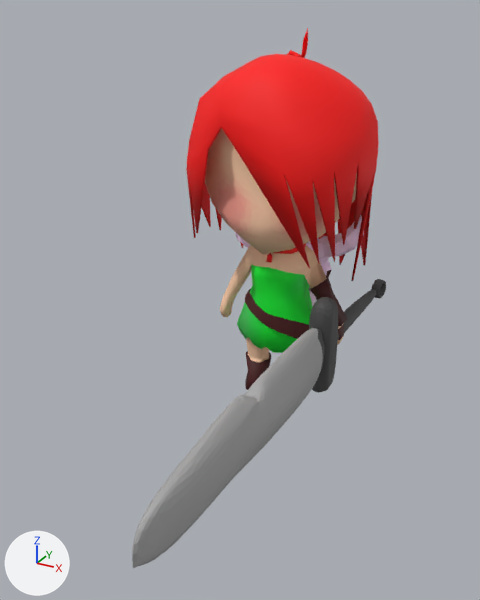
Renders of the FBX model swordGirl/Assets/Art/FBXs/ChibiSwordgirl@sprint.fbx from each side of a commit.
Both versions are drawn from a 50 mm camera at (3.07, -6.49, 4.39) aimed at (0.2, -1.27, 1.78). The axes (+X, +Y, +Z) are drawn at lower left. The lights are the same throughout.

Names of what the first picture shows: 'GIrl', 'GIrl.001', 'Sword'.
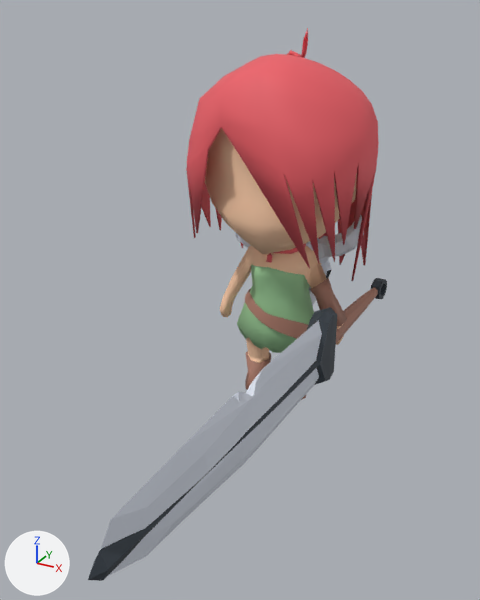
The change, as a list of edits to the scene's bpy script:
```text
Add img_palettetexture_png:
    img_palettetexture_png = load_image('paletteTexture.png', '../Textures/paletteTexture.png', 414, 414, 'sRGB')
Add img_palettetexture_jpg:
    img_palettetexture_jpg = load_image('paletteTexture.jpg', '../Textures/paletteTexture.png', 414, 414, 'sRGB')
Change mat_material_002:
    mat_material_002.texture: img_swordgirltexture_png -> img_palettetexture_jpg
Change mat_sword:
    mat_sword.texture: img_swordtexture_png -> img_palettetexture_png
Change me_torus_000:
    where me_torus_000.from_pydata(...)  # 98 vertices, 94 faces; spans x -0.95..0.95, y -0.68..1.01, z 1.95..3.89
    used by ob_girl_001; location = (0.0, 0.0, 0.0)
    remove me_torus_000.materials.append(mat_face)  # picture img_swordgirlfacetexture_png
    me_torus_000 part 9: texture (UV) coordinates of 94 of 94 faces, centred in x -0.9..0.9, y -0.61..0.95, z 2.0..3.83, changed; they spanned u 0.03..0.97, v 0.23..0.75 and now span u 0.05..0.17, v 0.56..0.62
    add me_torus_000.materials.append(mat_sword)  # picture img_palettetexture_png
Change me_torus_003:
    where me_torus_003.from_pydata(...)  # 1086 vertices, 1314 faces; spans x -1.02..1.03, y -0.82..1.06, z 0.03..4.21
    used by ob_girl; location = (0.0, 0.0, 0.0)
    me_torus_003 part 1
    64 faces are deleted
    64 new faces join them
    me_torus_003 part 2: 1305 kept faces spanning x -1.02..1.03, y -0.82..1.06, z 0.03..4.21 get new texture (UV) coordinates
Change me_mesh:
    used by ob_sword; location = (0.0, 0.0, 0.0)
    remove me_mesh.from_pydata(...)  # 2842 vertices, 2800 faces; spans x 0.55..0.93, y -3.88..1.74, z 0.39..1.53
    add me_mesh.from_pydata(...)  # 177 vertices, 211 faces; spans x 0.58..0.84, y -4.17..1.75, z 0.51..1.41
    me_mesh part 3: the loose piece of 1002 vertices spanning x 0.6..0.93, y -3.88..-0.38, z 0.59..1.39 is rebuilt with 53 vertices and now spans x 0.62..0.81, y -4.02..-0.37, z 0.57..1.41
    me_mesh part 4: a new loose piece of 36 vertices spanning x 0.66..0.81, y 1.47..1.75, z 0.81..1.09, in mat_sword (picture img_palettetexture_png)
    me_mesh part 5: a new loose piece of 34 vertices spanning x 0.58..0.84, y -4.17..-0.1, z 0.51..1.39, in mat_sword (picture img_palettetexture_png)
    me_mesh part 6: the loose piece of 578 vertices spanning x 0.55..0.86, y -0.46..-0.13, z 0.39..1.53 is deleted
    me_mesh part 7: the loose piece of 506 vertices spanning x 0.63..0.79, y -0.22..1.51, z 0.87..1.08 is deleted
    me_mesh part 8: 4 vertices moved within x 0.67..0.79, y 1.52..1.71, z 0.87..0.98; 751 vertices removed from x 0.67..0.81, y 1.48..1.74, z 0.82..1.08; 49 vertices added at x 0.62..0.8, y -0.23..1.72, z 0.85..1.1
```

What differs and where, as boxes (x1, y1, x2, y2) in the pictures (480 x 600 px; the box of a moved part takes in the faces that stretch with it):
'GIrl', surface changed: (186, 29, 379, 400) in both
'Sword', surface changed, reshaped (18% wider): before (132, 279, 386, 568); after (88, 278, 387, 581)
'GIrl.001', surface changed, recoloured (pink to beige): (205, 128, 357, 254) in both
part 1 of me_torus_003, moved or reshaped: (266, 253, 272, 263) in both
part 2 of me_torus_003, surface changed: (186, 29, 379, 390) in both
part 3 of me_mesh, rebuilt (15% wider, 7% taller): before (132, 328, 324, 568); after (101, 320, 322, 576)
part 4 of me_mesh, added: after (371, 278, 387, 299)
part 5 of me_mesh, added (black): after (88, 307, 337, 581)
part 6 of me_mesh, deleted (black): before (309, 297, 338, 393)
part 7 of me_mesh, deleted (black): before (338, 289, 376, 339)
part 8 of me_mesh, cut back: before (371, 279, 386, 298); after (336, 288, 378, 343)
